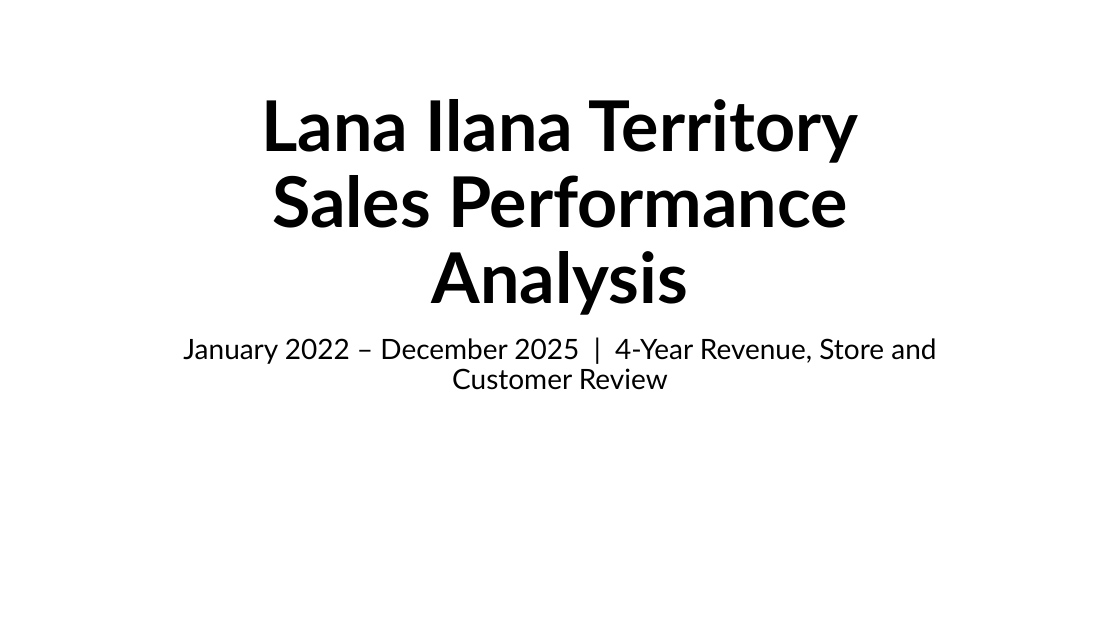
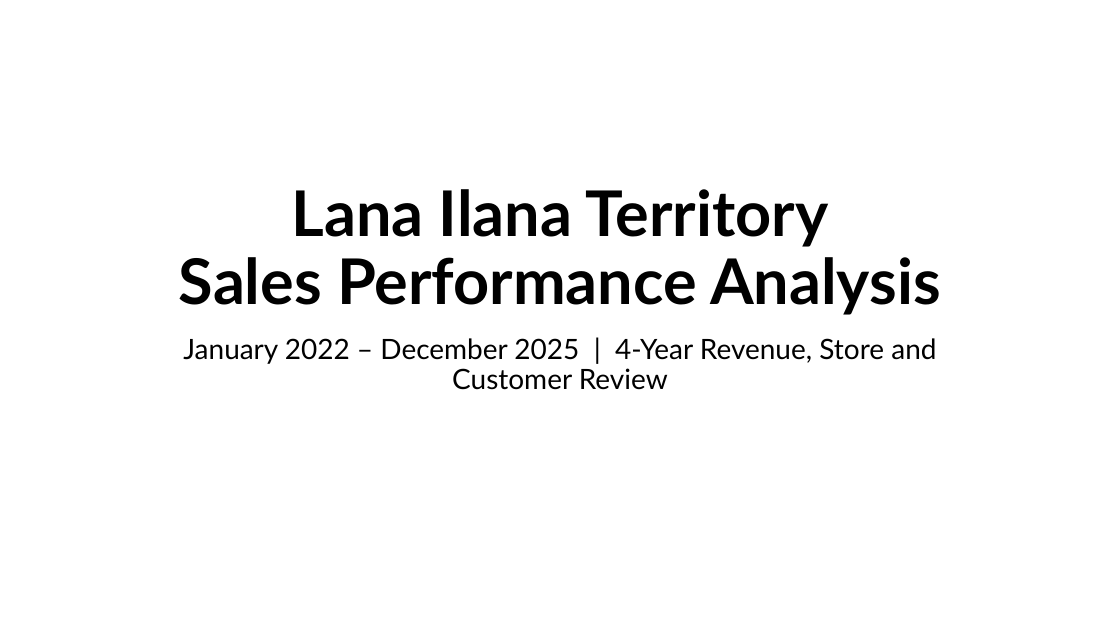
Before and after one commit to Kalawardin/YearupProjects, a slide deck: slide 1 of week-08/capstone2.pptx. Drawn at 1120x630 pixels with LibreOffice and Linux fonts; fonts in the diff are those of the drawing. Boxes give left, top, right and bottom in pixels: in the first picture for what was removed or moved away, otherwise in the second. Text is boxed around its words. In the diff, an @@ line names an element or a change of style, - is before the commit and + after.

```diff
--- a/week-08/capstone2.pptx
+++ b/week-08/capstone2.pptx
@@ title "Lana Ilana Territory Sales Performance ..." at bbox=[179, 189, 941, 315]: size 60 to 54 pt @@
```
Also in this commit, not shown: 1 other slide changed, 7 other files.
